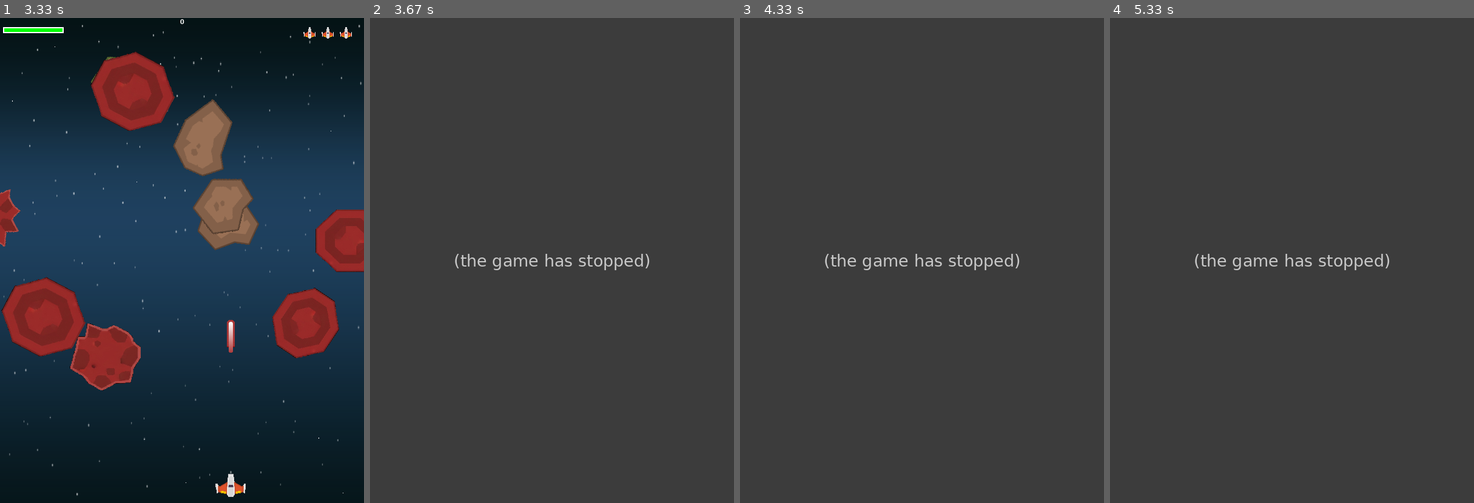
Above: before the commit, frames 1-4 (left to right).
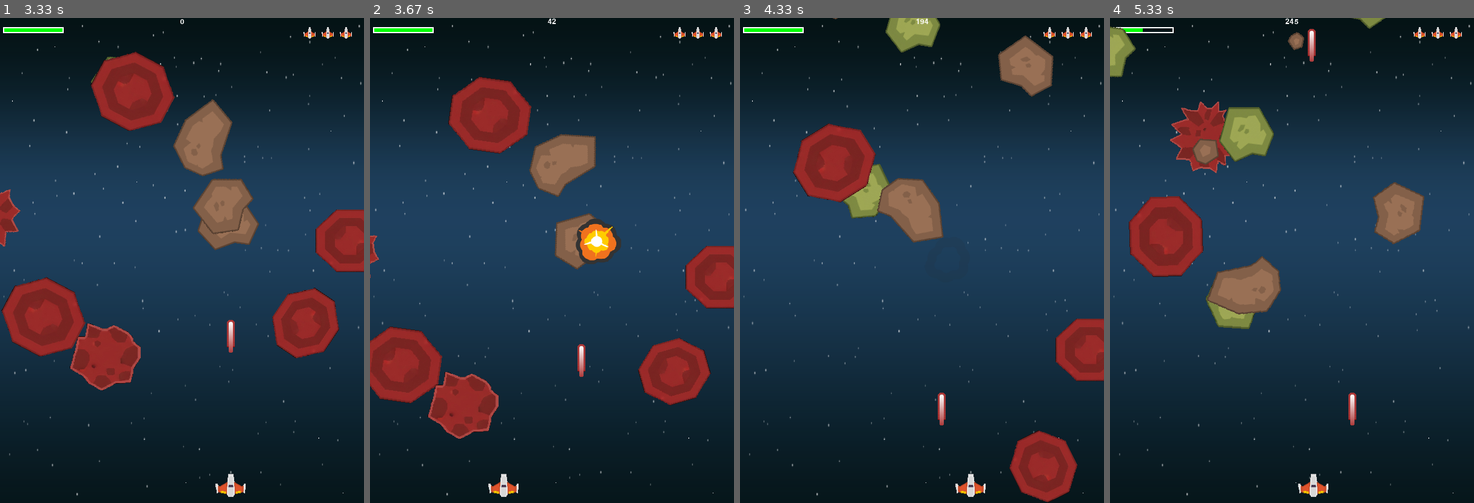
Above: after the commit, the same moments.

Repository: jz588738-byte/my-first-pygame
Game: pygame game, started from main.py
Two runs of this game, one before a commit and one after it. Both use one fixed random seed, a clock stepped at 60 frames per second and the inputs below.
Inputs:
- Up to frame 1 (3.33 s): hold D 0.33-0.8 s; hold D 0.83-1.3 s; hold A 1.33-1.87 s; hold A 1.9-2.3 s; hold D 2.33-2.97 s; tap Space at 3 s
- Up to frame 2 (3.67 s): hold A from 3.33 s (still down); tap Space at 3.4 s
- Up to frame 3 (4.33 s): tap Space at 3.7, 3.9, 4.2 s; release A at 3.8 s; hold D 3.83-4.3 s
- Up to frame 4 (5.33 s): hold D 4.33-4.8 s; tap Space at 4.4, 4.7, 4.9, 5.2 s; hold A from 4.83 s (still down)

Frame 1 is identical in both runs. In frame 2, 100% of the frame differs, in the area x 0-100%, y 0-100%; in frame 3, 100%; in frame 4, 100%.
Error before the commit: AttributeError: 'BaseRock' object has no attribute 'destroy' (main.py line 94); the game stopped at 3.47 s (later frames are placeholders)

Commit message:
refactor: 重構隕石摧毀邏輯為物件導向架構
1. 在 BaseRock 及其子類別中實作 destroy() 方法，統一處理加分、音效、特效與掉寶。
2. 修正 ExplodingRock 連鎖爆炸時未正確移除碰撞判定的邏輯。
3. 大幅簡化主程式中的碰撞處理邏輯。

Diff:
--- a/sprites/rocks/base_rock.py
+++ b/sprites/rocks/base_rock.py
@@ -30,6 +30,29 @@
         self.total_degree = 0
         self.rot_degree = random.randrange(*ROCK_ROT_DEGREE_RANGE)
 
+    def destroy(self, game, Explosion, Power_up):
+        """處理隕石被摧毀的邏輯。"""
+        # 加分
+        game.score += int(self.radius)
+
+        # 播放爆炸音效
+        expl_sound = random.choice(self.res['sound']['expls'])
+        expl_sound.set_volume(0.5)
+        expl_sound.play()
+
+        # 產生爆炸動畫
+        expl = Explosion(self.rect.center, 'lg', self.res)
+        game.all_sprites.add(expl)
+
+        # 隨機產生寶物
+        if random.random() > 0.9:
+            power = Power_up(self.res, self.rect.center)
+            game.all_sprites.add(power)
+            game.powers.add(power)
+
+        # 摧毀自己
+        self.kill()
+
     # 隕石旋轉
     def rotate(self):
         """處理隕石的旋轉動畫。"""
--- a/sprites/rocks/exploding_rock.py
+++ b/sprites/rocks/exploding_rock.py
@@ -30,15 +30,21 @@
         self.rect = self.image.get_rect()
         self.rect.center = old_center # 還原隨機位置
 
-    def damage_exploding(self, all_sprites, rocks, Explosion, game):
-        all_sprites.add(self)
+    def destroy(self, game, Explosion, Power_up):
+        # 爆炸隕石不需要一般的爆炸動畫或掉寶，所以不呼叫 super().destroy()
+        # 直接進入特殊的爆炸區域邏輯
+        self.kill() # 從所有群組移除 (包含 rocks)
+        game.all_sprites.add(self) # 加回 all_sprites 確保 update/draw 正常
         self.is_exploding = True
         self.res['sound']['damage_exploding'].play()
+
+        # 爆炸區域加分 (原本的邏輯)
+        game.score += int(self.radius)
 
         # 爆炸範圍邏輯：摧毀範圍內的隕石
         from .split_rock import SplitRock  # 在函式內導入以避免循環引用
 
-        for rock in rocks:
+        for rock in game.rocks:
             # 排除自己，且排除已經在爆炸中的隕石（避免重複觸發無限連鎖）
             if rock != self and not (isinstance(rock, ExplodingRock) and rock.is_exploding):
                 # 計算距離
@@ -46,21 +52,8 @@
                 explosion_radius = self.radius * 2.5
 
                 if dist_sq < explosion_radius ** 2:
-                    # 每炸掉一個隕石就加分
-                    game.score += int(rock.radius)
-
-                    # 判斷被炸到的隕石類型，觸發各自的死亡效果
-                    if isinstance(rock, ExplodingRock):
-                        # 連鎖反應！
-                        rock.damage_exploding(all_sprites, rocks, Explosion, game)
-                    else:
-                        if isinstance(rock, SplitRock):
-                            rock.split(all_sprites, rocks)
-
-                        # 為普通隕石或分裂前的大隕石產生爆炸動畫
-                        expl = Explosion(rock.rect.center, 'lg', self.res)
-                        all_sprites.add(expl)
-                        rock.kill() # 摧毀隕石
+                    # 連鎖摧毀！
+                    rock.destroy(game, Explosion, Power_up)
 
         exploding_image = self.res['anim']['damage_exploding'][self.frame]
         self.image = pygame.transform.scale(exploding_image, (self.target_width, self.target_width))
--- a/sprites/rocks/split_rock.py
+++ b/sprites/rocks/split_rock.py
@@ -33,6 +33,12 @@
             self.speedy = random.randrange(2, 5)
             self.speedx = random.randrange(-3, 3)
 
+    def destroy(self, game, Explosion, Power_up):
+        # 呼叫父類別的基本摧毀邏輯
+        super().destroy(game, Explosion, Power_up)
+        # 分裂邏輯
+        self.split(game.all_sprites, game.rocks)
+
     def split(self, all_sprites, rocks):
         if self.size - 1 >= 0:
             new_size = self.size - 1
